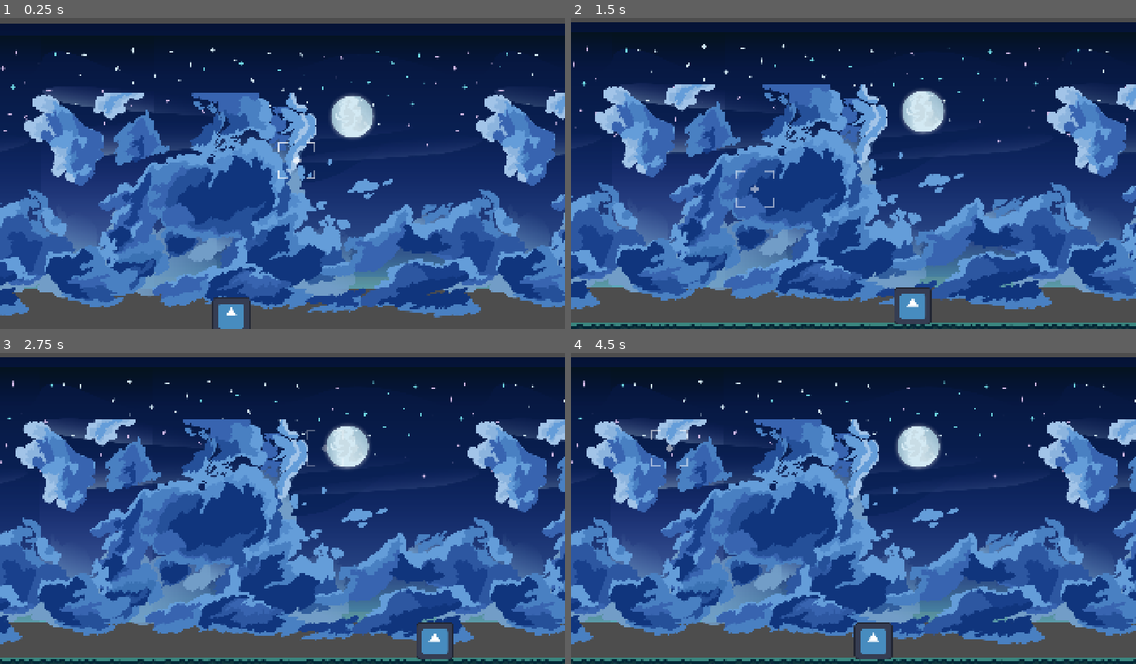
Above: before the commit, frames 1-4 (two rows, left to right).
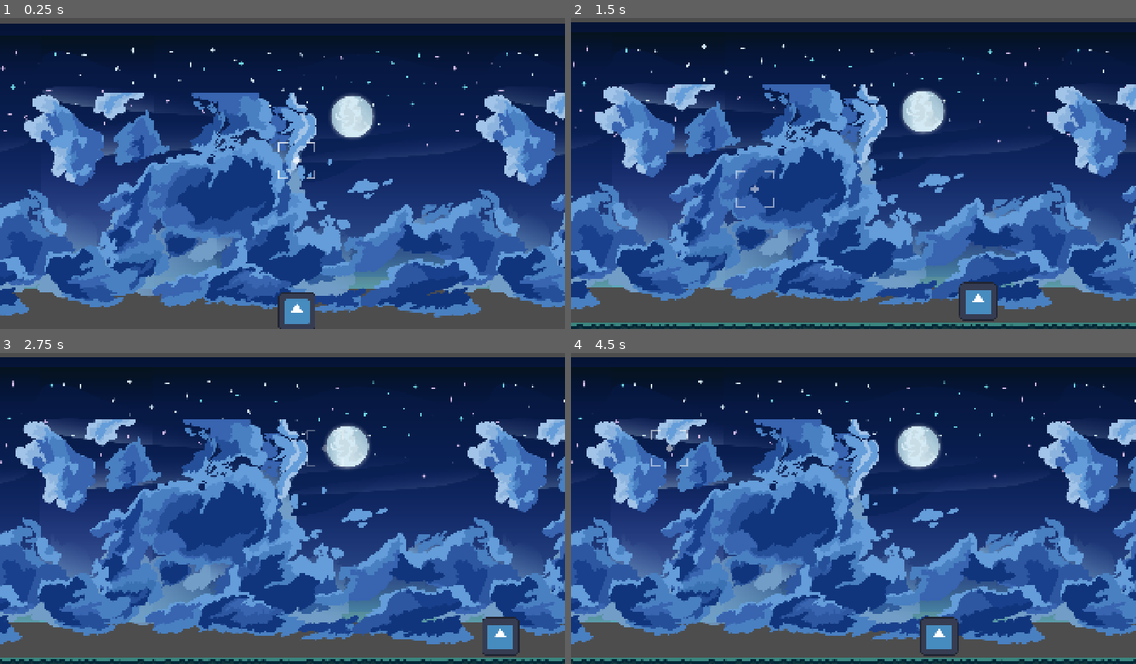
Above: after the commit, the same moments.

Repository: huxiaoou/hus-rpg-alpha
Game: Godot game, scene res://scenes/main.tscn
Two runs of this game, one before a commit and one after it. Both use one fixed random seed, a clock stepped at 60 frames per second and the inputs below. The engine's default icon, where the game draws it, is replaced by a stand-in: a white triangle on a blue panel in a dark square.
Inputs (mouse positions are in pixels of both pictures, inside the frame that each line leads up to):
- Up to frame 1 (0.25 s): no input
- Up to frame 2 (1.5 s): tap Enter at 0.5 s; move the mouse to (977, 154) at 0.52 s; hold Right (ui_right) 0.53-1.28 s; tap S (camera_mov_down) at 0.6 s; move the mouse to (740, 185) at 1.27 s; hold Down (ui_down) from 1.28 s (still down); tap A (camera_mov_left) at 1.35 s
- Up to frame 3 (2.75 s): tap Space at 2 s; move the mouse to (339, 436) at 2.02 s; release Down (ui_down) at 2.03 s; hold Right (ui_right) from 2.03 s (still down); tap D (camera_mov_right) at 2.1 s
- Up to frame 4 (4.5 s): move the mouse to (825, 567) at 2.77 s; release Right (ui_right) at 2.78 s; hold Up (ui_up) 2.78-3.53 s; tap W (camera_mov_up) at 2.85 s; tap Enter at 3.5 s; move the mouse to (1023, 552) at 3.52 s; hold Left (ui_left) from 3.53 s (still down); tap I at 3.6 s; move the mouse to (684, 458) at 4.27 s; tap S (camera_mov_down) at 4.35 s

The runs differ from the first frame. In frame 1, 1.0% of the frame differs, in the area x 37-56%, y 88-100%; in frame 2, 1.2%; in frame 3, 1.1%; in frame 4, 1.3%, in the area x 50-69%, y 84-99%.

Commit message:
Optimize UnitTest start grid

Diff:
--- a/scenes/main.tscn
+++ b/scenes/main.tscn
@@ -24,3 +24,4 @@
 
 [node name="UnitTest" parent="." instance=ExtResource("2_sugp2")]
 position = Vector2(225, 719)
+start_grid = Vector2i(3, 5)
--- a/scenes/units/unit_test.gd
+++ b/scenes/units/unit_test.gd
@@ -2,8 +2,14 @@
 
 class_name UnitTest
 
+@export var start_grid: Vector2i
+
 var speed: float = 500
 var direction_move: Vector2 = Vector2.ZERO
+
+
+func _ready() -> void:
+	global_position = ManagerGrid.get_world_pos(start_grid)
 
 
 func _process(_delta: float) -> void:
